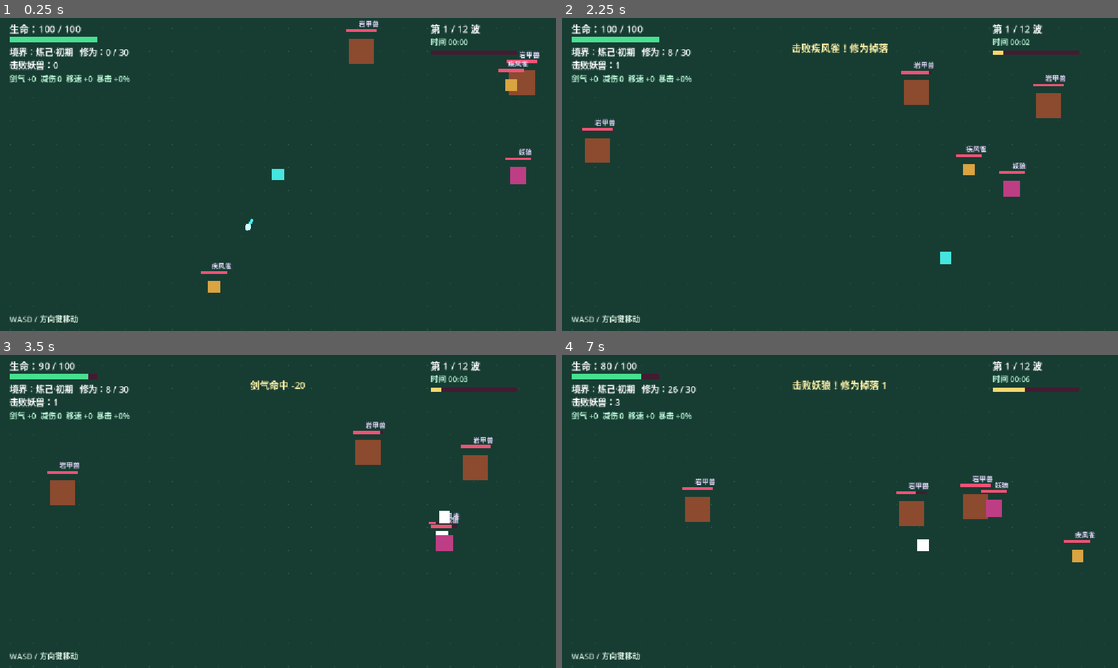
Above: before the commit, frames 1-4 (two rows, left to right).
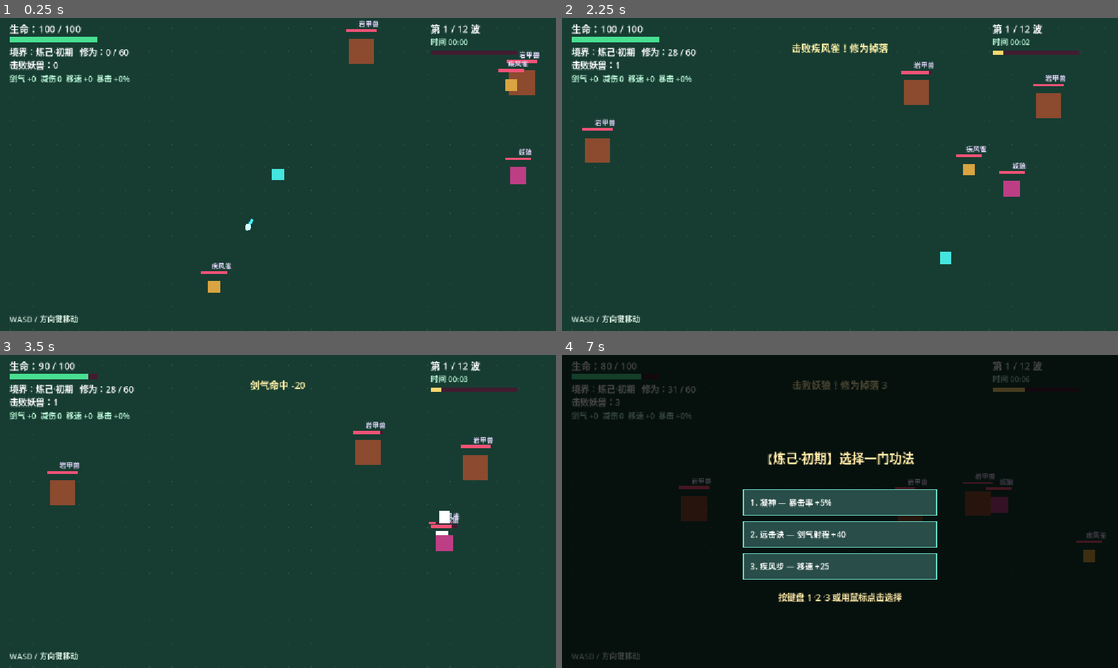
Above: after the commit, the same moments.

Repository: AkiFinn3/yinian-cheng-xian
Game: Godot game, scene res://scenes/main.tscn
Two runs of this game, one before a commit and one after it. Both use one fixed random seed, a clock stepped at 60 frames per second and the inputs below.
Inputs (mouse positions are in pixels of both pictures, inside the frame that each line leads up to):
- Up to frame 1 (0.25 s): no input
- Up to frame 2 (2.25 s): tap Enter at 0.5 s; move the mouse to (962, 158) at 0.52 s; hold Right (ui_right) 0.53-1.28 s; tap R at 0.6 s; click (962, 158) at 0.67 s; move the mouse to (728, 190) at 1.27 s; hold Down (ui_down) 1.28-2.03 s; tap 1 at 1.35 s; move the mouse to (895, 105) at 2.02 s; hold Right (ui_right) from 2.03 s (still down); tap 2 at 2.1 s
- Up to frame 3 (3.5 s): move the mouse to (250, 574) at 2.77 s; release Right (ui_right) at 2.78 s; hold Up (ui_up) from 2.78 s (still down); tap 3 at 2.85 s; click (250, 574) at 2.92 s
- Up to frame 4 (7 s): move the mouse to (1006, 558) at 3.52 s; release Up (ui_up) at 3.53 s; hold Left (ui_left) 3.53-5.03 s; tap one key every 0.75 s from 3.6 s: R 1 2 3 R; move the mouse to (673, 464) at 4.27 s; move the mouse to (867, 511) at 5.02 s; hold Down (ui_down) 5.03-5.78 s; click (867, 511) at 5.17 s; move the mouse to (756, 433) at 5.77 s; hold Right (ui_right) 5.78-6.53 s; move the mouse to (962, 495) at 6.52 s; hold Up (ui_up) from 6.53 s (still down)

The runs differ from the first frame. In frame 1, less than 0.1% of the frame differs, in the area x 21-23%, y 10-13%; in frame 2, less than 0.1%; in frame 3, less than 0.1%; in frame 4, 93%, in the area x 0-100%, y 0-100%.

Commit message:
v0.9.0 功法扩充到 90 种 + 数值重平衡
功法扩充（46 → 90 种）：
- 基础属性从 4 种扩到 8 种：剑气/减伤/移速/暴击 + 生命回复/生命上限/攻击速度/剑气射程
- 每境界功法池 8-9 种（化炁起含 1 种属性法术）
- 新增 hp_regen 变量，每秒回血
- attack_range 现可被功法提升

属性法术（4 种，化炁起出现）：
- 烈焰剑气：灼烧 8/秒，持续 3 秒（橙色）
- 寒冰剑气：减速 35%，持续 2 秒（蓝色）
- 雷霆剑气：20% 概率连锁 200px 内另一只，半伤（紫色）
- 罡风剑气：击退 60px + 剑气 +1 道（绿色）

新增机制：
- projectile_elements 数组记录每发剑气的元素
- apply_hit() 统一处理伤害与元素效果
- chain_thunder() 雷霆连锁
- update_enemies() 处理灼烧掉血与减速移动
- fire_sword_energy() 支持多重剑气扇形散射

数值重平衡：
- 修为产出：妖狼 10→35，疾风雀 8→28，岩甲兽 25→90，首领 200→1500
- 修为需求：凡人 6775→10967（前期 ×2，后期 ×1.5），仙阶 690→1600
- 总需求 12567，12 波产出约 15476，余量 23%

修复：
- 天仙功法「天地同游」与合道重名，改名「逍遥无极」

验证：
- 语法校验通过
- 功法 90 种，8 基础属性各 10 种，法术 4 种
- 每境界池 8-9 种
- 吐纳诀 hp_regen=0.5、远击诀 range=460、养气术 max_hp=120 生效
- 烈焰/罡风法术切换元素正确，罡风额外 +1 道
- 灼烧：1 秒掉约 8 血
- 减速：1 秒移动 49（正常 75）
- 击退：精确 60px
- 雷霆：200 次连锁 35 次（约 17.5%）
- 多重剑气：extra_shots=2 发射 3 道
- 数值与需求表全部正确
- 完整流程 42 步可达天仙
- 主场景运行 400 帧无报错

Diff:
--- a/scripts/main.gd
+++ b/scripts/main.gd
@@ -25,7 +25,7 @@
 		"speed": 75.0,
 		"max_hp": 100,
 		"damage": 10,
-		"reward": 10,
+		"reward": 35,
 	},
 	"bird": {
 		"name": "疾风雀",
@@ -34,7 +34,7 @@
 		"speed": 145.0,
 		"max_hp": 55,
 		"damage": 6,
-		"reward": 8,
+		"reward": 28,
 	},
 	"golem": {
 		"name": "岩甲兽",
@@ -43,7 +43,7 @@
 		"speed": 45.0,
 		"max_hp": 180,
 		"damage": 16,
-		"reward": 25,
+		"reward": 90,
 	},
 	"boss": {
 		"name": "魔道老祖",
@@ -52,8 +52,26 @@
 		"speed": 30.0,
 		"max_hp": 3000,
 		"damage": 30,
-		"reward": 200,
+		"reward": 1500,
 	},
+}
+
+# ==========================================
+# 属性法术（v0.9.0）：给剑气附加元素
+# ==========================================
+const ELEMENTS := {
+	"none":    {"name": "",       "color": "#42f5ff"},
+	"fire":    {"name": "烈焰",   "color": "#ff6b35"},
+	"ice":     {"name": "寒冰",   "color": "#6bc8ff"},
+	"thunder": {"name": "雷霆",   "color": "#c77dff"},
+	"wind":    {"name": "罡风",   "color": "#9dffb0"},
+}
+
+const ELEMENT_SKILLS := {
+	"烈焰剑气": {"element": "fire",    "desc": "剑气附带灼烧：每秒 -8 血，持续 3 秒"},
+	"寒冰剑气": {"element": "ice",     "desc": "剑气附带减速 35%，持续 2 秒"},
+	"雷霆剑气": {"element": "thunder", "desc": "20% 概率连锁到 200px 内另一只"},
+	"罡风剑气": {"element": "wind",    "desc": "击退 60px，且剑气 +1 道"},
 }
 
 # ==========================================
@@ -94,53 +112,53 @@
 const REALMS := [
 	{
 		"name": "炼己",
-		"xp": [30, 40, 50],
-		"skills": ["剑气诀", "护体灵气", "疾风步", "凝神"],
+		"xp": [60, 80, 100],
+		"skills": ["剑气诀", "护体灵气", "疾风步", "凝神", "吐纳诀", "养气术", "快剑式", "远击诀"],
 	},
 	{
 		"name": "筑基",
-		"xp": [60, 70, 80],
-		"skills": ["御剑术", "金钟罩", "踏云步", "心眼"],
+		"xp": [120, 140, 160],
+		"skills": ["御剑术", "金钟罩", "踏云步", "心眼", "周天功", "固元术", "流云剑", "穿云式"],
 	},
 	{
 		"name": "炼精",
-		"xp": [90, 100, 115],
-		"skills": ["精元剑气", "精血护体", "精行步", "精觉"],
+		"xp": [162, 180, 207],
+		"skills": ["精元剑气", "精血护体", "精行步", "精觉", "精元回春", "精血凝体", "精微剑", "精远击"],
 	},
 	{
 		"name": "化炁",
-		"xp": [125, 140, 150],
-		"skills": ["炁冲剑脉", "炁盾", "罡气行云", "炁感"],
+		"xp": [225, 252, 270],
+		"skills": ["炁冲剑脉", "炁盾", "罡气行云", "炁感", "炁养周天", "炁凝真身", "炁疾剑", "炁破长空", "烈焰剑气"],
 	},
 	{
 		"name": "炼炁",
-		"xp": [160, 175, 190],
-		"skills": ["炁御剑", "炁墙", "缩地成寸", "炁视"],
+		"xp": [272, 298, 323],
+		"skills": ["炁御剑", "炁墙", "缩地成寸", "炁视", "炼炁化生", "炼炁铸体", "炼炁快剑", "炼炁远击", "寒冰剑气"],
 	},
 	{
 		"name": "化神",
-		"xp": [205, 220, 235],
-		"skills": ["神识御剑", "神念护体", "神行术", "神觉"],
+		"xp": [349, 374, 400],
+		"skills": ["神识御剑", "神念护体", "神行术", "神觉", "神元回春", "神元凝体", "神速剑", "神识远照", "雷霆剑气"],
 	},
 	{
 		"name": "炼神",
-		"xp": [255, 275, 295],
-		"skills": ["炼神剑意", "神元护体", "踏虚而行", "洞神"],
+		"xp": [408, 440, 472],
+		"skills": ["炼神剑意", "神元护体", "踏虚而行", "洞神", "炼神养元", "炼神固本", "炼神快剑", "炼神远击", "罡风剑气"],
 	},
 	{
 		"name": "返虚",
-		"xp": [315, 335, 360],
-		"skills": ["虚空剑意", "返虚护体", "返虚游", "洞虚"],
+		"xp": [504, 536, 576],
+		"skills": ["虚空剑意", "返虚护体", "返虚游", "洞虚", "返虚化生", "返虚凝体", "返虚快剑", "返虚远游", "烈焰剑气"],
 	},
 	{
 		"name": "炼虚",
-		"xp": [385, 410, 435],
-		"skills": ["虚剑破空", "虚元金身", "逍遥游", "虚瞳"],
+		"xp": [578, 615, 653],
+		"skills": ["虚剑破空", "虚元金身", "逍遥游", "虚瞳", "炼虚长生", "炼虚铸体", "炼虚快剑", "炼虚远击", "寒冰剑气"],
 	},
 	{
 		"name": "合道",
-		"xp": [460, 490, 525],
-		"skills": ["大道剑诀", "合道金身", "天地同游", "天眼"],
+		"xp": [690, 735, 788],
+		"skills": ["大道剑诀", "合道金身", "天地同游", "天眼", "合道长生", "合道真身", "合道快剑", "合道无疆", "雷霆剑气"],
 	},
 ]
 
@@ -156,51 +174,91 @@
 	"护体灵气":   {"desc": "减伤 +4",        "stat": "armor", "value": 4},
 	"疾风步":     {"desc": "移速 +25",       "stat": "speed", "value": 25},
 	"凝神":       {"desc": "暴击率 +5%",     "stat": "crit",  "value": 5},
+	"吐纳诀":     {"desc": "生命回复 +0.5/秒", "stat": "regen", "value": 0.5},
+	"养气术":     {"desc": "生命上限 +20",   "stat": "max_hp", "value": 20},
+	"快剑式":     {"desc": "攻击间隔 -0.04 秒", "stat": "attack_speed", "value": 0.04},
+	"远击诀":     {"desc": "剑气射程 +40",   "stat": "range", "value": 40},
 	# ---- 筑基 ----
 	"御剑术":     {"desc": "剑气伤害 +18",   "stat": "sword", "value": 18},
 	"金钟罩":     {"desc": "减伤 +10",       "stat": "armor", "value": 10},
 	"踏云步":     {"desc": "移速 +45",       "stat": "speed", "value": 45},
 	"心眼":       {"desc": "暴击率 +10%",    "stat": "crit",  "value": 10},
+	"周天功":     {"desc": "生命回复 +1.0/秒", "stat": "regen", "value": 1.0},
+	"固元术":     {"desc": "生命上限 +40",   "stat": "max_hp", "value": 40},
+	"流云剑":     {"desc": "攻击间隔 -0.05 秒", "stat": "attack_speed", "value": 0.05},
+	"穿云式":     {"desc": "剑气射程 +70",   "stat": "range", "value": 70},
 	# ---- 炼精 ----
 	"精元剑气":   {"desc": "剑气伤害 +26",   "stat": "sword", "value": 26},
 	"精血护体":   {"desc": "减伤 +13",       "stat": "armor", "value": 13},
 	"精行步":     {"desc": "移速 +60",       "stat": "speed", "value": 60},
 	"精觉":       {"desc": "暴击率 +13%",    "stat": "crit",  "value": 13},
+	"精元回春":   {"desc": "生命回复 +1.5/秒", "stat": "regen", "value": 1.5},
+	"精血凝体":   {"desc": "生命上限 +60",   "stat": "max_hp", "value": 60},
+	"精微剑":     {"desc": "攻击间隔 -0.06 秒", "stat": "attack_speed", "value": 0.06},
+	"精远击":     {"desc": "剑气射程 +100",  "stat": "range", "value": 100},
 	# ---- 化炁 ----
 	"炁冲剑脉":   {"desc": "剑气伤害 +36",   "stat": "sword", "value": 36},
 	"炁盾":       {"desc": "减伤 +18",       "stat": "armor", "value": 18},
 	"罡气行云":   {"desc": "移速 +80",       "stat": "speed", "value": 80},
 	"炁感":       {"desc": "暴击率 +17%",    "stat": "crit",  "value": 17},
+	"炁养周天":   {"desc": "生命回复 +2.0/秒", "stat": "regen", "value": 2.0},
+	"炁凝真身":   {"desc": "生命上限 +85",   "stat": "max_hp", "value": 85},
+	"炁疾剑":     {"desc": "攻击间隔 -0.07 秒", "stat": "attack_speed", "value": 0.07},
+	"炁破长空":   {"desc": "剑气射程 +140",  "stat": "range", "value": 140},
 	# ---- 炼炁 ----
 	"炁御剑":     {"desc": "剑气伤害 +48",   "stat": "sword", "value": 48},
 	"炁墙":       {"desc": "减伤 +24",       "stat": "armor", "value": 24},
 	"缩地成寸":   {"desc": "移速 +105",      "stat": "speed", "value": 105},
 	"炁视":       {"desc": "暴击率 +22%",    "stat": "crit",  "value": 22},
+	"炼炁化生":   {"desc": "生命回复 +2.5/秒", "stat": "regen", "value": 2.5},
+	"炼炁铸体":   {"desc": "生命上限 +115",  "stat": "max_hp", "value": 115},
+	"炼炁快剑":   {"desc": "攻击间隔 -0.08 秒", "stat": "attack_speed", "value": 0.08},
+	"炼炁远击":   {"desc": "剑气射程 +190",  "stat": "range", "value": 190},
 	# ---- 化神 ----
 	"神识御剑":   {"desc": "剑气伤害 +62",   "stat": "sword", "value": 62},
 	"神念护体":   {"desc": "减伤 +30",       "stat": "armor", "value": 30},
 	"神行术":     {"desc": "移速 +130",      "stat": "speed", "value": 130},
 	"神觉":       {"desc": "暴击率 +27%",    "stat": "crit",  "value": 27},
+	"神元回春":   {"desc": "生命回复 +3.0/秒", "stat": "regen", "value": 3.0},
+	"神元凝体":   {"desc": "生命上限 +150",  "stat": "max_hp", "value": 150},
+	"神速剑":     {"desc": "攻击间隔 -0.09 秒", "stat": "attack_speed", "value": 0.09},
+	"神识远照":   {"desc": "剑气射程 +250",  "stat": "range", "value": 250},
 	# ---- 炼神 ----
 	"炼神剑意":   {"desc": "剑气伤害 +80",   "stat": "sword", "value": 80},
 	"神元护体":   {"desc": "减伤 +38",       "stat": "armor", "value": 38},
 	"踏虚而行":   {"desc": "移速 +160",      "stat": "speed", "value": 160},
 	"洞神":       {"desc": "暴击率 +33%",    "stat": "crit",  "value": 33},
+	"炼神养元":   {"desc": "生命回复 +3.5/秒", "stat": "regen", "value": 3.5},
+	"炼神固本":   {"desc": "生命上限 +190",  "stat": "max_hp", "value": 190},
+	"炼神快剑":   {"desc": "攻击间隔 -0.10 秒", "stat": "attack_speed", "value": 0.10},
+	"炼神远击":   {"desc": "剑气射程 +320",  "stat": "range", "value": 320},
 	# ---- 返虚 ----
 	"虚空剑意":   {"desc": "剑气伤害 +100",  "stat": "sword", "value": 100},
 	"返虚护体":   {"desc": "减伤 +46",       "stat": "armor", "value": 46},
 	"返虚游":     {"desc": "移速 +195",      "stat": "speed", "value": 195},
 	"洞虚":       {"desc": "暴击率 +39%",    "stat": "crit",  "value": 39},
+	"返虚化生":   {"desc": "生命回复 +4.0/秒", "stat": "regen", "value": 4.0},
+	"返虚凝体":   {"desc": "生命上限 +240",  "stat": "max_hp", "value": 240},
+	"返虚快剑":   {"desc": "攻击间隔 -0.11 秒", "stat": "attack_speed", "value": 0.11},
+	"返虚远游":   {"desc": "剑气射程 +400",  "stat": "range", "value": 400},
 	# ---- 炼虚 ----
 	"虚剑破空":   {"desc": "剑气伤害 +125",  "stat": "sword", "value": 125},
 	"虚元金身":   {"desc": "减伤 +56",       "stat": "armor", "value": 56},
 	"逍遥游":     {"desc": "移速 +235",      "stat": "speed", "value": 235},
 	"虚瞳":       {"desc": "暴击率 +46%",    "stat": "crit",  "value": 46},
+	"炼虚长生":   {"desc": "生命回复 +4.5/秒", "stat": "regen", "value": 4.5},
+	"炼虚铸体":   {"desc": "生命上限 +300",  "stat": "max_hp", "value": 300},
+	"炼虚快剑":   {"desc": "攻击间隔 -0.12 秒", "stat": "attack_speed", "value": 0.12},
+	"炼虚远击":   {"desc": "剑气射程 +500",  "stat": "range", "value": 500},
 	# ---- 合道 ----
 	"大道剑诀":   {"desc": "剑气伤害 +155",  "stat": "sword", "value": 155},
 	"合道金身":   {"desc": "减伤 +68",       "stat": "armor", "value": 68},
-	"逍遥天地":   {"desc": "移速 +280",      "stat": "speed", "value": 280},
+	"天地同游":   {"desc": "移速 +280",      "stat": "speed", "value": 280},
 	"天眼":       {"desc": "暴击率 +54%",    "stat": "crit",  "value": 54},
+	"合道长生":   {"desc": "生命回复 +5.0/秒", "stat": "regen", "value": 5.0},
+	"合道真身":   {"desc": "生命上限 +380",  "stat": "max_hp", "value": 380},
+	"合道快剑":   {"desc": "攻击间隔 -0.13 秒", "stat": "attack_speed", "value": 0.13},
+	"合道无疆":   {"desc": "剑气射程 +620",  "stat": "range", "value": 620},
 	# ---- 神仙 ----
 	"阳神御剑":   {"desc": "剑气 +200，暴击 +20%", "stat": "multi", "effects": [
 		{"stat": "sword", "value": 200}, {"stat": "crit", "value": 20}]},
@@ -213,8 +271,13 @@
 		{"stat": "sword", "value": 300}, {"stat": "crit", "value": 30}]},
 	"太虚不灭":   {"desc": "最大生命 +200 并回满，减伤 +120", "stat": "multi", "effects": [
 		{"stat": "max_hp", "value": 200}, {"stat": "armor", "value": 120}]},
-	"天地同游":   {"desc": "移速 +450，攻击间隔 -0.15 秒", "stat": "multi", "effects": [
+	"逍遥无极":   {"desc": "移速 +450，攻击间隔 -0.15 秒", "stat": "multi", "effects": [
 		{"stat": "speed", "value": 450}, {"stat": "attack_speed", "value": 0.15}]},
+	# ---- 属性法术（化炁起出现） ----
+	"烈焰剑气":   {"desc": "剑气附带灼烧：每秒 -8 血，3 秒", "stat": "element", "value": 0, "element": "fire"},
+	"寒冰剑气":   {"desc": "剑气附带减速 35%，2 秒", "stat": "element", "value": 0, "element": "ice"},
+	"雷霆剑气":   {"desc": "20% 概率连锁 200px 内另一只", "stat": "element", "value": 0, "element": "thunder"},
+	"罡风剑气":   {"desc": "击退 60px，剑气 +1 道", "stat": "element", "value": 0, "element": "wind"},
 }
 
 # ==========================================
@@ -239,12 +302,12 @@
 }
 
 # 仙阶修为需求：[仙道→神仙, 神仙→天仙]
-const IMMORTAL_XP := [310, 380]
+const IMMORTAL_XP := [700, 900]
 
 # 各仙阶可选的功法
 const IMMORTAL_SKILLS := {
 	"神仙": ["阳神御剑", "不坏仙躯", "咫尺天涯"],
-	"天仙": ["万剑朝宗", "太虚不灭", "天地同游"],
+	"天仙": ["万剑朝宗", "太虚不灭", "逍遥无极"],
 }
 
 # 妖兽数组（阶段 9：同屏多只）
@@ -281,6 +344,7 @@
 var projectile_damages: Array[int] = []
 var projectile_lifetimes: Array[float] = []
 var projectile_is_critical: Array[bool] = []
+var projectile_elements: Array[String] = []
 
 # 修为与境界
 var kill_count: int = 0
@@ -300,6 +364,12 @@
 var armor_reduction: int = 0
 var speed_bonus: float = 0.0
 var crit_bonus: float = 0.0     # 暴击率加成（百分点，如 5 表示 +5%）
+var hp_regen: float = 0.0       # 每秒生命回复
+
+# 属性法术（v0.9.0）
+var sword_element: String = "none"   # 当前剑气元素
+var extra_shots: int = 0             # 额外剑气道数
+var pierce: bool = false             # 剑气穿透
 
 # 三选一功法
 var skill_choices: Array[Dictionary] = []
@@ -348,6 +418,11 @@
 	run_time += delta
 
 	damage_cooldown = maxf(0.0, damage_cooldown - delta)
+
+	# 生命回复
+	if hp_regen > 0.0 and player_hp < player_max_hp:
+		player_hp = mini(player_max_hp, player_hp + int(ceil(hp_regen * delta)))
+
 	for e in enemies:
 		e["hit_flash"] = maxf(0.0, float(e["hit_flash"]) - delta)
 	attack_cooldown = maxf(0.0, attack_cooldown - delta)
@@ -394,12 +469,36 @@
 # ==========================================
 
 func update_enemies(delta: float) -> void:
-	for e in enemies:
+	for i in range(enemies.size() - 1, -1, -1):
+		if i >= enemies.size():
+			continue
+		var e: Dictionary = enemies[i]
+
+		# 灼烧结算
+		if e.has("burn") and float(e.get("burn_timer", 0.0)) > 0.0:
+			e["burn_timer"] = float(e["burn_timer"]) - delta
+			e["hp"] = int(e["hp"]) - int(e.get("burn", 0))
+			if int(e["hp"]) <= 0:
+				kill_enemy(i)
+				continue
+			if float(e["burn_timer"]) <= 0.0:
+				e.erase("burn")
+				e.erase("burn_timer")
+
+		# 减速结算
+		var speed_mul := 1.0
+		if e.has("slow") and float(e.get("slow_timer", 0.0)) > 0.0:
+			speed_mul = float(e["slow"])
+			e["slow_timer"] = float(e["slow_timer"]) - delta
+			if float(e["slow_timer"]) <= 0.0:
+				e.erase("slow")
+				e.erase("slow_timer")
+
 		var direction: Vector2 = player_pos - e["pos"]
 		var distance := direction.length()
 
 		if distance > 0.001:
-			e["pos"] = e["pos"] + direction.normalized() * float(e["speed"]) * delta
+			e["pos"] = e["pos"] + direction.normalized() * float(e["speed"]) * speed_mul * delta
 
 		var contact_distance := (player_size + float(e["size"])) / 2.0
 
@@ -448,17 +547,28 @@
 
 
 func fire_sword_energy(direction: Vector2) -> void:
-	var damage: int = attack_damage + sword_bonus
-	var is_critical: bool = randf() < (0.15 + crit_bonus / 100.0)
-
-	if is_critical:
-		damage *= 2
-
-	projectile_positions.append(player_pos + direction * 18.0)
-	projectile_directions.append(direction)
-	projectile_damages.append(damage)
-	projectile_lifetimes.append(projectile_lifetime)
-	projectile_is_critical.append(is_critical)
+	var shots: int = 1 + extra_shots
+
+	for i in range(shots):
+		var d := direction
+
+		# 多重剑气：扇形散开
+		if shots > 1:
+			var spread := 0.18 * float(i - (shots - 1) / 2.0)
+			d = direction.rotated(spread)
+
+		var damage: int = attack_damage + sword_bonus
+		var is_critical: bool = randf() < (0.15 + crit_bonus / 100.0)
+
+		if is_critical:
+			damage *= 2
+
+		projectile_positions.append(player_pos + d * 18.0)
+		projectile_directions.append(d)
+		projectile_damages.append(damage)
+		projectile_lifetimes.append(projectile_lifetime)
+		projectile_is_critical.append(is_critical)
+		projectile_elements.append(sword_element)
 
 # ==========================================
 # 剑气飞行、命中与消失
@@ -483,28 +593,30 @@
 				hit_index = j
 
 		if hit_index >= 0:
-			var e: Dictionary = enemies[hit_index]
+			var element: String = projectile_elements[i] if i < projectile_elements.size() else "none"
 			var damage: int = projectile_damages[i]
 			var is_critical: bool = projectile_is_critical[i]
 
-			e["hp"] = int(e["hp"]) - damage
-			e["hit_flash"] = 0.12
-
-			if is_critical:
-				message_text = "暴击！伤害 -" + str(damage)
+			apply_hit(hit_index, damage, is_critical, element)
+
+			# 穿透：不消耗剑气
+			if not pierce:
+				projectile_positions.remove_at(i)
+				projectile_directions.remove_at(i)
+				projectile_damages.remove_at(i)
+				projectile_lifetimes.remove_at(i)
+				projectile_is_critical.remove_at(i)
+				if i < projectile_elements.size():
+					projectile_elements.remove_at(i)
 			else:
-				message_text = "剑气命中 -" + str(damage)
-
-			message_timer = 0.6
-
-			projectile_positions.remove_at(i)
-			projectile_directions.remove_at(i)
-			projectile_damages.remove_at(i)
-			projectile_lifetimes.remove_at(i)
-			projectile_is_critical.remove_at(i)
-
-			if int(e["hp"]) <= 0:
-				kill_enemy(hit_index)
+				# 穿透时同一只不重复命中，简单处理为剑气消失
+				projectile_positions.remove_at(i)
+				projectile_directions.remove_at(i)
+				projectile_damages.remove_at(i)
+				projectile_lifetimes.remove_at(i)
+				projectile_is_critical.remove_at(i)
+				if i < projectile_elements.size():
+					projectile_elements.remove_at(i)
 
 			continue
 
@@ -521,6 +633,70 @@
 			projectile_directions.remove_at(i)
 			projectile_damages.remove_at(i)
 			projectile_lifetimes.remove_at(i)
+			if i < projectile_elements.size():
+				projectile_elements.remove_at(i)
+
+
+# 对某只妖兽造成伤害并施加元素效果
+func apply_hit(index: int, damage: int, is_critical: bool, element: String) -> void:
+	if index < 0 or index >= enemies.size():
+		return
+
+	var e: Dictionary = enemies[index]
+	e["hp"] = int(e["hp"]) - damage
+	e["hit_flash"] = 0.12
+
+	# 元素效果
+	match element:
+		"fire":
+			e["burn"] = 8
+			e["burn_timer"] = 3.0
+		"ice":
+			e["slow"] = 0.65
+			e["slow_timer"] = 2.0
+		"wind":
+			var dir: Vector2 = (e["pos"] as Vector2) - player_pos
+			if dir.length() > 0.001:
+				e["pos"] = (e["pos"] as Vector2) + dir.normalized() * 60.0
+		"thunder":
+			if randf() < 0.20:
+				chain_thunder(index, damage)
+
+	if is_critical:
+		message_text = "暴击！伤害 -" + str(damage)
+	else:
+		message_text = "剑气命中 -" + str(damage)
+
+	message_timer = 0.6
+
+	if int(e["hp"]) <= 0:
+		kill_enemy(index)
+
+
+# 雷霆连锁：对 200px 内另一只造成一半伤害
+func chain_thunder(origin_index: int, damage: int) -> void:
+	var origin: Dictionary = enemies[origin_index]
+	var target_index := -1
+	var best := 200.0
+
+	for j in range(enemies.size()):
+		if j == origin_index:
+			continue
+		var d: float = (enemies[j]["pos"] as Vector2).distance_to(origin["pos"])
+		if d < best:
+			best = d
+			target_index = j
+
+	if target_index < 0:
+		return
+
+	var t: Dictionary = enemies[target_index]
+	var chain_dmg: int = maxi(1, damage / 2)
+	t["hp"] = int(t["hp"]) - chain_dmg
+	t["hit_flash"] = 0.12
+
+	if int(t["hp"]) <= 0:
+		kill_enemy(target_index)
 
 
 # ==========================================
@@ -882,13 +1058,22 @@
 # 应用一个功法的效果（支持单效果与 multi 多效果）
 func apply_skill_effect(skill_name: String) -> void:
 	var data: Dictionary = SKILLS[skill_name]
-
-	if str(data["stat"]) == "multi":
+	var stat: String = str(data["stat"])
+
+	if stat == "multi":
 		for eff in data["effects"]:
 			apply_stat(str(eff["stat"]), float(eff["value"]))
 		return
 
-	apply_stat(str(data["stat"]), float(data["value"]))
+	# 属性法术：切换剑气元素
+	if stat == "element":
+		sword_element = str(data["element"])
+		# 罡风剑气额外 +1 道
+		if str(data["element"]) == "wind":
+			extra_shots += 1
+		return
+
+	apply_stat(stat, float(data["value"]))
 
 
 # 单项属性加成
@@ -909,6 +1094,14 @@
 				player_hp = player_max_hp   # 提升上限时回满
 		"attack_speed":
 			attack_interval = maxf(0.1, attack_interval - value)
+		"range":
+			attack_range += value
+		"regen":
+			hp_regen += value
+		"element":
+			sword_element = str(value)   # value 由调用方传元素名
+		"extra_shot":
+			extra_shots += int(value)
 
 
 func choose_skill(index: int) -> void:
@@ -1291,6 +1484,8 @@
 	path_choices.clear()
 
 	attack_interval = 0.55
+	attack_range = 420.0
+	hp_regen = 0.0
 
 	sword_bonus = 0
 	armor_reduction = 0
